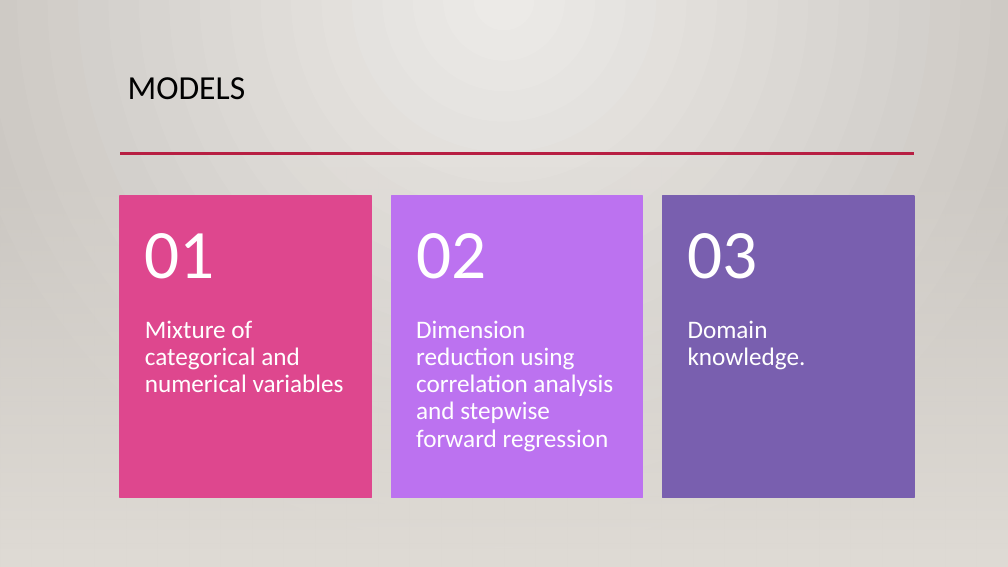
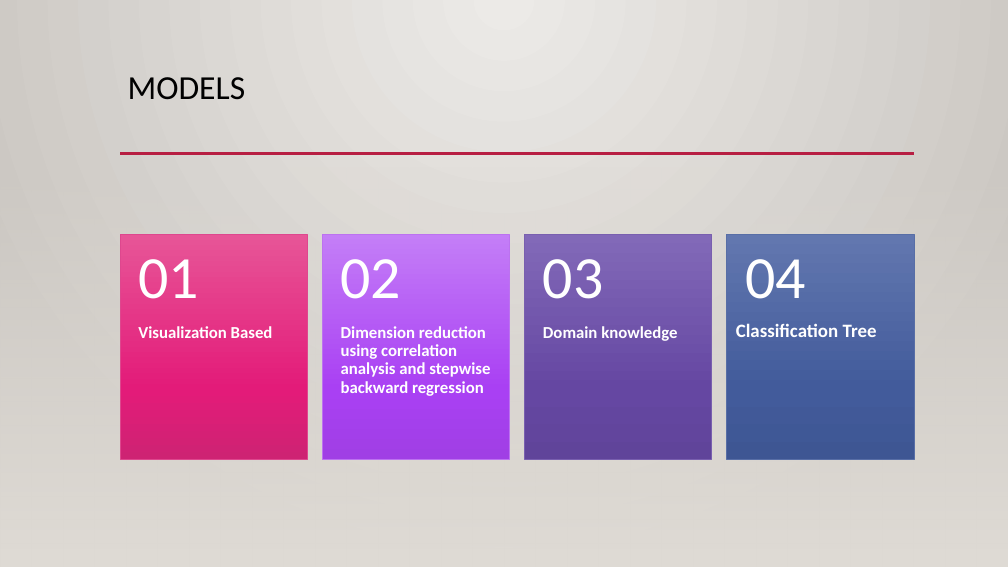
Before and after one commit to karimkhamwani/data-mining, a slide deck: slide 10 of Caravan.pptx. Drawn at 1008x567 pixels with LibreOffice and Linux fonts; fonts in the diff are those of the drawing; background and template pictures are left out. Boxes give left, top, right and bottom in pixels: in the first picture for what was removed or moved away, otherwise in the second. Text is boxed around its words. In the diff, an @@ line names an element or a change of style, - is before the commit and + after.

Commit message:
ppt

```diff
--- a/Caravan.pptx
+++ b/Caravan.pptx
@@ text "01": place and size @@
-text "01" at bbox=[145, 233, 215, 279]
+text "01" at bbox=[138, 259, 199, 299]
@@ rectangle: place and size @@
-rectangle at bbox=[120, 196, 371, 498]
+rectangle at bbox=[120, 234, 308, 459]
@@ rectangle at bbox=[120, 234, 308, 459]: fill #DE478E to gradient #E75597 to #E51A79 to #CF2374; outline #DE478E 1.25 pt to #DE478E 0.75 pt @@
@@ text "02": place and size @@
-text "02" at bbox=[416, 233, 486, 279]
+text "02" at bbox=[341, 259, 402, 299]
@@ rectangle: place and size @@
-rectangle at bbox=[392, 196, 643, 498]
+rectangle at bbox=[322, 234, 510, 459]
@@ rectangle at bbox=[322, 234, 510, 459]: fill #BC72F0 to gradient #C57FF7 to #AA41F3 to #A13FE5; outline #BC72F0 1.25 pt to #BC72F0 0.75 pt @@
@@ size 66 to 57 pt; less space between paragraphs in 3 elements at bbox=[138, 259, 199, 299], bbox=[341, 259, 402, 299], bbox=[543, 259, 604, 299] @@
@@ text "03": place and size @@
-text "03" at bbox=[688, 233, 758, 279]
+text "03" at bbox=[543, 259, 604, 299]
@@ rectangle added at bbox=[525, 234, 712, 459], fill gradient #836AB8 to #6648A3 to #60459A, outline #795FAF 0.75 pt @@
@@ rectangle: place and size @@
-rectangle at bbox=[663, 196, 914, 498]
+rectangle at bbox=[727, 234, 914, 459]
@@ rectangle at bbox=[727, 234, 914, 459]: fill #795FAF to gradient #6378B0 to #425B9B to #3F5793; outline #795FAF 1.25 pt to #586EA6 0.75 pt @@
@@ text added at bbox=[745, 259, 806, 299], 57 pt, text #FFFFFF @@
+04
@@ text added at bbox=[138, 326, 273, 338], 16 pt, text #FFFFFF, bold @@
+Visualization Based
@@ text removed at bbox=[145, 320, 344, 392] @@
-Mixture of categorical and numerical variables
@@ text at bbox=[341, 326, 490, 396]: text changed; size 24 to 16 pt; bold on @@
-Dimension reduction using correlation analysis and stepwise forward regression
+Dimension reduction using correlation analysis and stepwise backward regression
@@ text at bbox=[543, 326, 677, 341]: text changed; size 24 to 16 pt; bold on @@
-Domain knowledge.
+Domain knowledge
@@ text added at bbox=[736, 323, 877, 337], 18 pt, text #FFFFFF, bold @@
+Classification Tree
```
Also in this commit, not shown: 9 other slides changed, 4 slides added, 2 slides removed.
